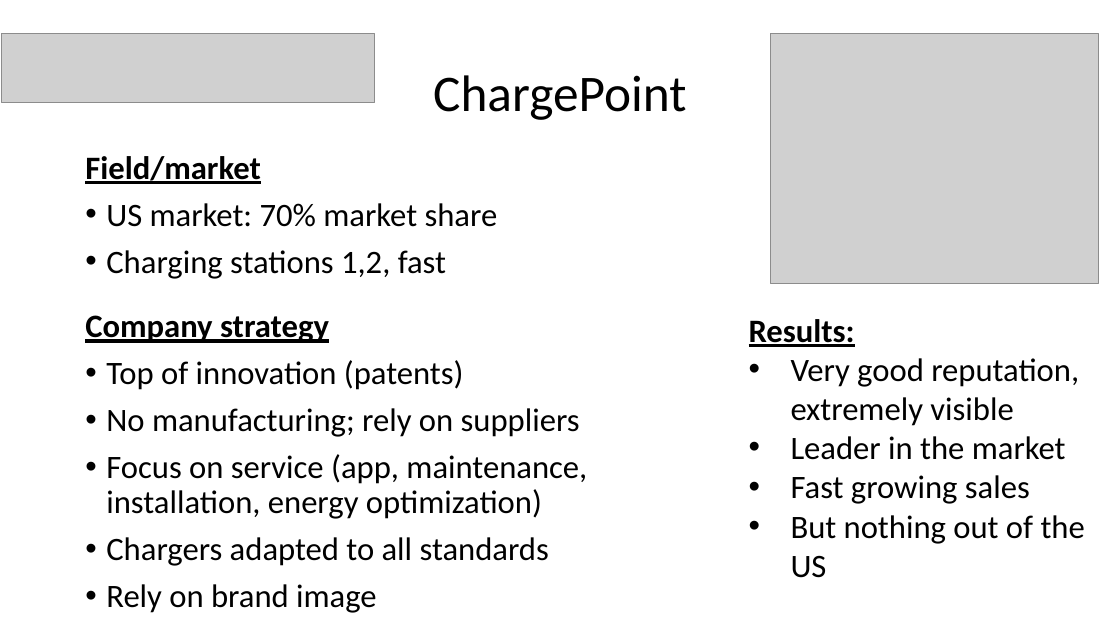
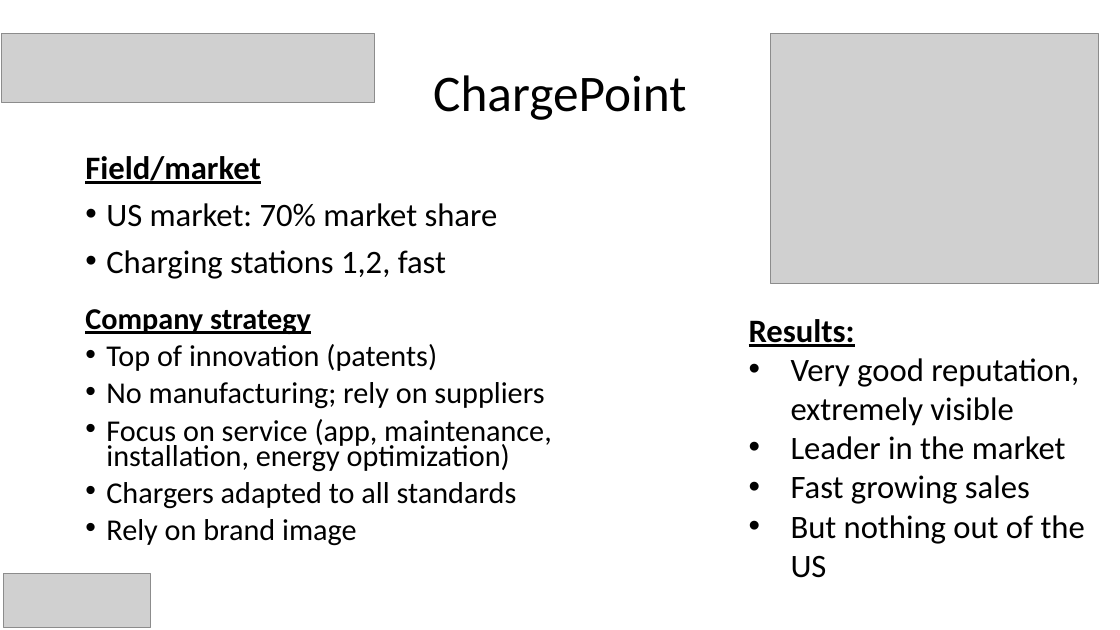
Before and after one commit to VincentHenric/GMS_group5, a slide deck: slide 7 of Class Presentations/3rd-presentation/PPT 13 05.pptx (slide 3 before the commit). Drawn at 1120x630 pixels with LibreOffice and Linux fonts; fonts in the diff are those of the drawing; grey boxes stand for pictures. Boxes give left, top, right and bottom in pixels: in the first picture for what was removed or moved away, otherwise in the second. Text is boxed around its words. In the diff, an @@ line names an element or a change of style, - is before the commit and + after.

```diff
--- a/Class Presentations/3rd-presentation/PPT 13 05.pptx
+++ b/Class Presentations/3rd-presentation/PPT 13 05.pptx
@@ text "Company strategy" at [85, 309, 552, 546]: size 28 to 25.9 pt; line spacing 0.9 to 0.7 @@
@@ picture added at [3, 574, 150, 628] @@
```
Also in this commit, not shown: 4 other slides changed, 1 slide added.
